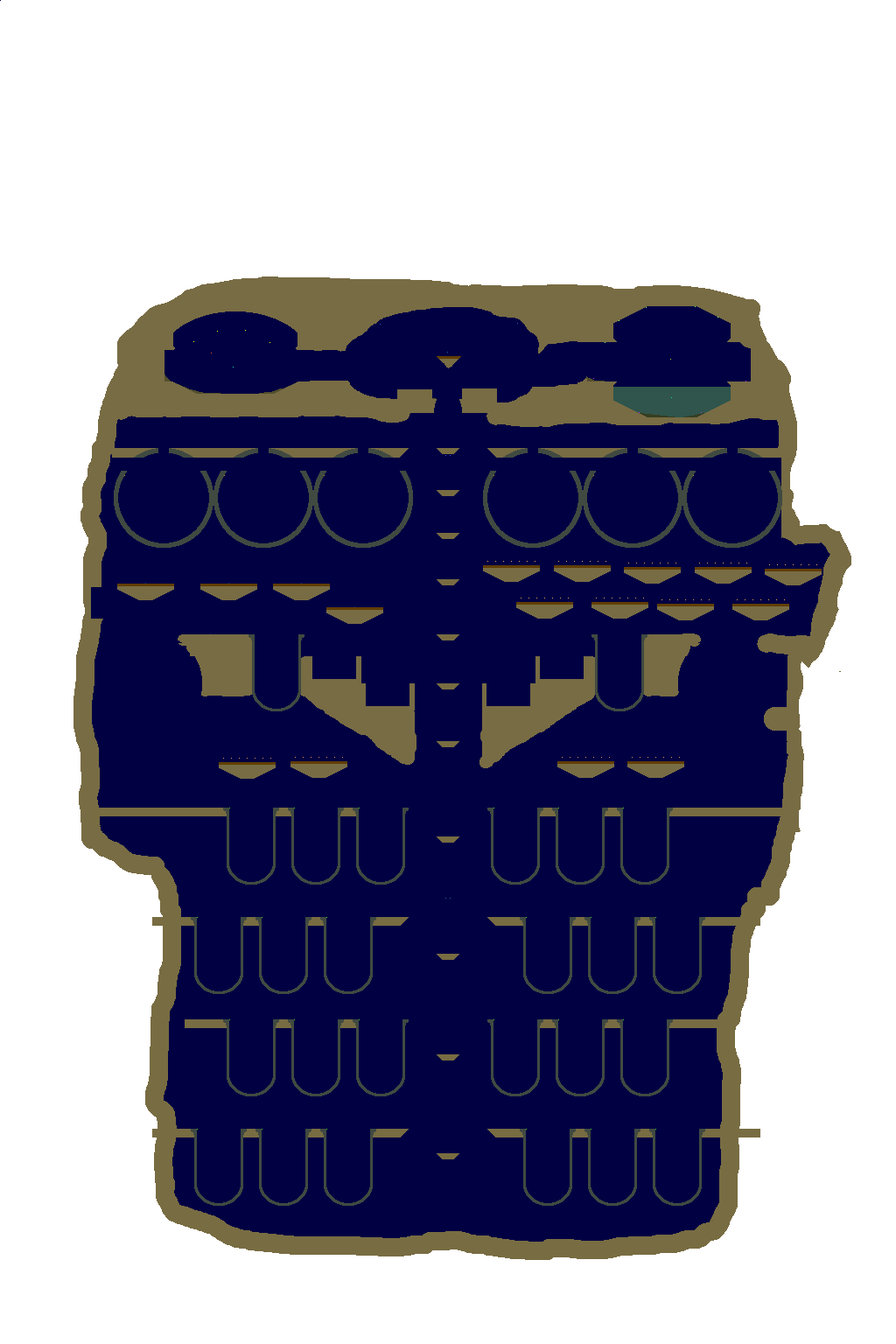
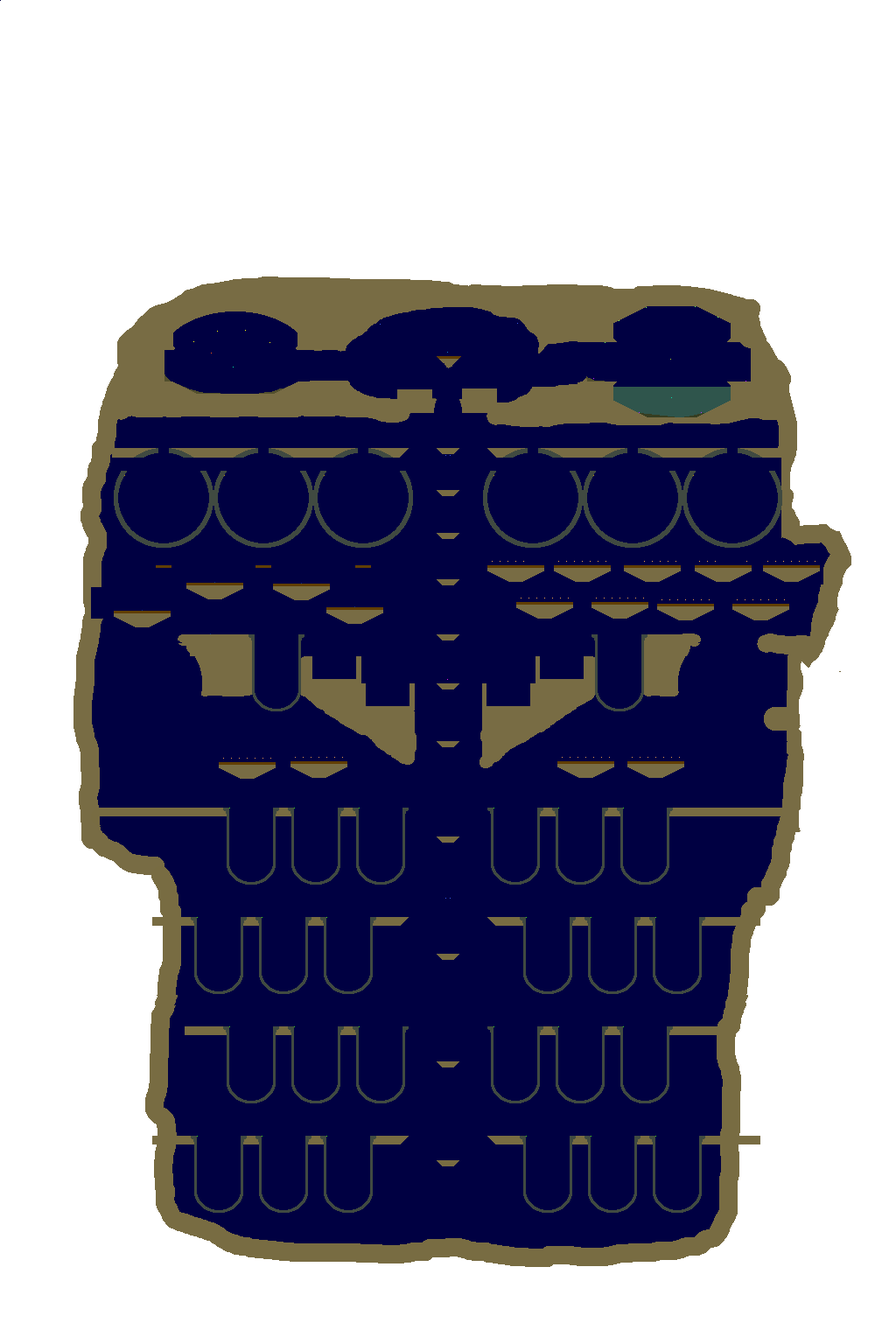
Before/after of a 896px x 1344px layered artwork. What changed in the layer stack:
painted on "Background" over bbox(113, 560, 824, 1267)
